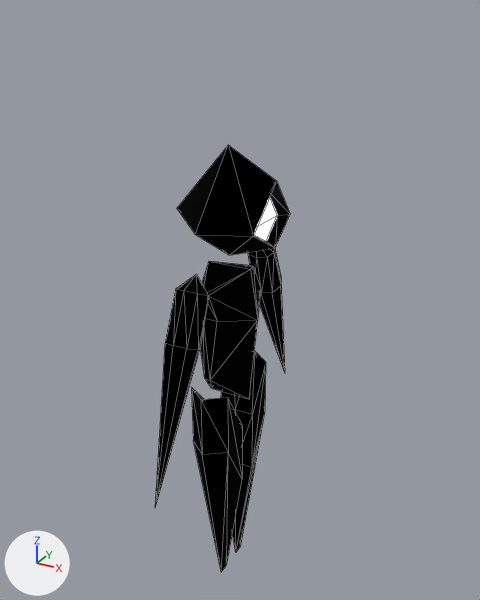
The glTF model assets/models/Character3D.glb: old version first, new version second.
Both versions are drawn from a camera (50 mm lens) standing at (4.43, -7.73, 8.89) and looking at (0.02, 0.28, 4.89). Lighting does not change. The marker at lower left points along +X, +Y and +Z. Mesh edges are drawn as thin lines. Vertices at the same position are counted once.
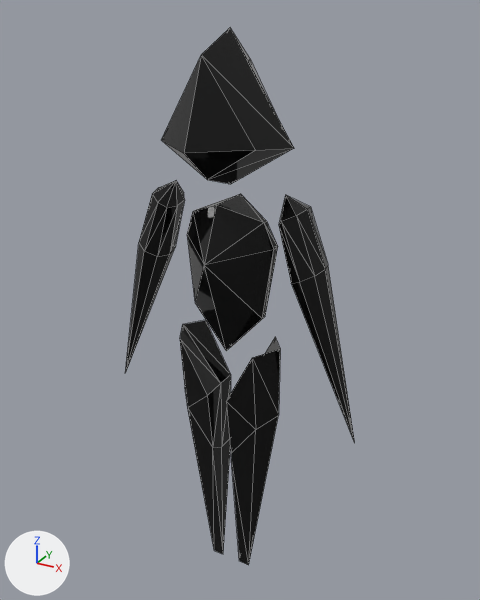
Edits to the bpy script that builds the scene:
```text
Change mat_black:
    mat_black.base_color: (0.0, 0.0, 0.0) -> (0.0104, 0.0104, 0.0104)  # black #000000 -> black #1a1a1a
    mat_black.metallic: 1.0 -> 0.5
    mat_black.roughness: 1.0 -> 0.0
Change me_cube:
    used by ob_cube; location = (0.0, 0.0, 3.95); scale = (1.0, 1.0, 1.43)
    remove me_cube.from_pydata(...)  # 95 vertices, 166 faces; spans x -0.87..0.72, y -2.05..2.05, z -2.74..2.29
    add me_cube.from_pydata(...)  # 99 vertices, 174 faces; spans x -1.07..0.6, y -2.05..2.05, z -2.72..3.3
    me_cube part 1: the loose piece of 18 vertices spanning x -0.24..0.24, y -2.05..-0.85, z -0.86..1.22 is scaled about its middle by (1.37, 1, 1.17), then moved by (0.0, 0.0, 0.5)
    me_cube part 2: the loose piece of 18 vertices spanning x -0.24..0.24, y 0.85..2.05, z -0.86..1.22 is scaled about its middle by (1.37, 1, 1.17), then moved by (0.0, 0.0, 0.5)
    me_cube part 3: the loose piece of 18 vertices spanning x -0.62..0.47, y -0.65..0.65, z -0.38..1.11 is rebuilt with 18 vertices and now spans x -0.67..0.54, y -0.7..0.7, z 0.18..1.78
    me_cube part 4: the loose piece of 14 vertices spanning x -0.31..0.31, y -0.84..-0.16, z -2.74..-0.14 is rebuilt with 14 vertices and now spans x -0.43..0.31, y -0.84..-0.16, z -2.72..0.31
    me_cube part 5: the loose piece of 14 vertices spanning x -0.31..0.31, y 0.16..0.84, z -2.74..-0.14 is rebuilt with 14 vertices and now spans x -0.43..0.31, y 0.16..0.84, z -2.72..0.31
    me_cube part 6: a new loose piece of 17 vertices spanning x -1.07..0.6, y -0.94..0.94, z 1.91..3.3
    me_cube part 7
    13 vertices are removed from x -0.87..0.72, y -0.87..0.87, z 1.21..2.29
    22 faces are deleted
Change ob_cube:
    ob_cube.rotation_euler: (0.0, 0.0, 0.0) -> (0.0, 0.0, 1.571)  # degrees (0, 0, 0) -> degrees (0, 0, 90)
```

Changed parts and their boxes [x1, y1, x2, y2] in the pictures (480 x 600 px; the box of a moved part takes in the faces that stretch with it):
'Cube', recoloured, surface changed, reshaped, turned
    before: [155, 145, 290, 572]
    after: [125, 28, 355, 565]
part 1 of me_cube, moved or reshaped
    before: [155, 274, 209, 507]
    after: [279, 195, 355, 442]
part 2 of me_cube, moved or reshaped
    before: [248, 248, 285, 372]
    after: [125, 180, 184, 373]
part 3 of me_cube, rebuilt
    before: [200, 261, 261, 399]
    after: [187, 194, 278, 351]
part 4 of me_cube, rebuilt (23% taller)
    before: [191, 387, 242, 572]
    after: [226, 337, 280, 565]
part 5 of me_cube, rebuilt (11% wider, 16% taller)
    before: [220, 351, 266, 552]
    after: [180, 320, 231, 554]
part 6 of me_cube, added (black)
    after: [161, 28, 294, 184]
part 7 of me_cube, deleted (black)
    before: [177, 145, 290, 255]
